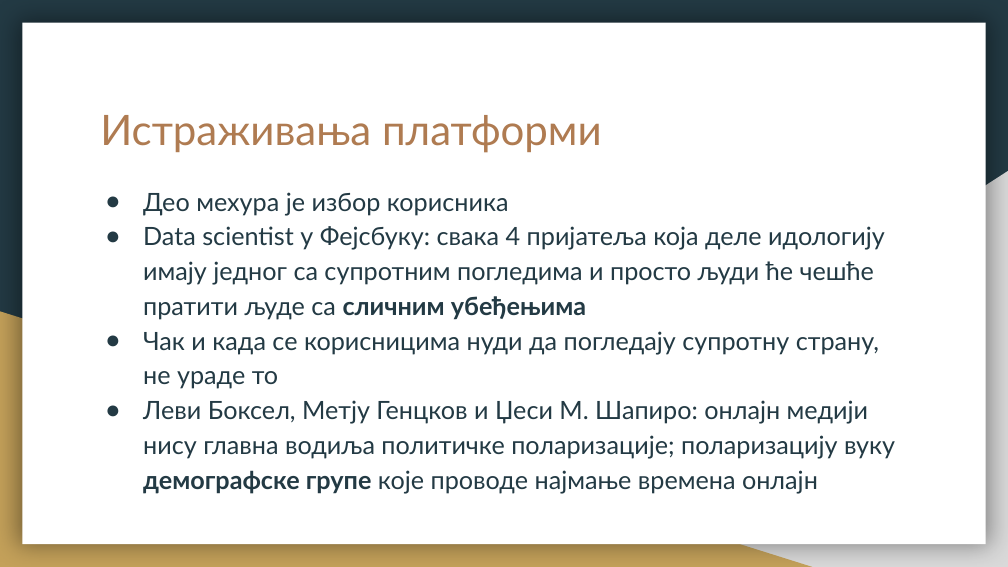
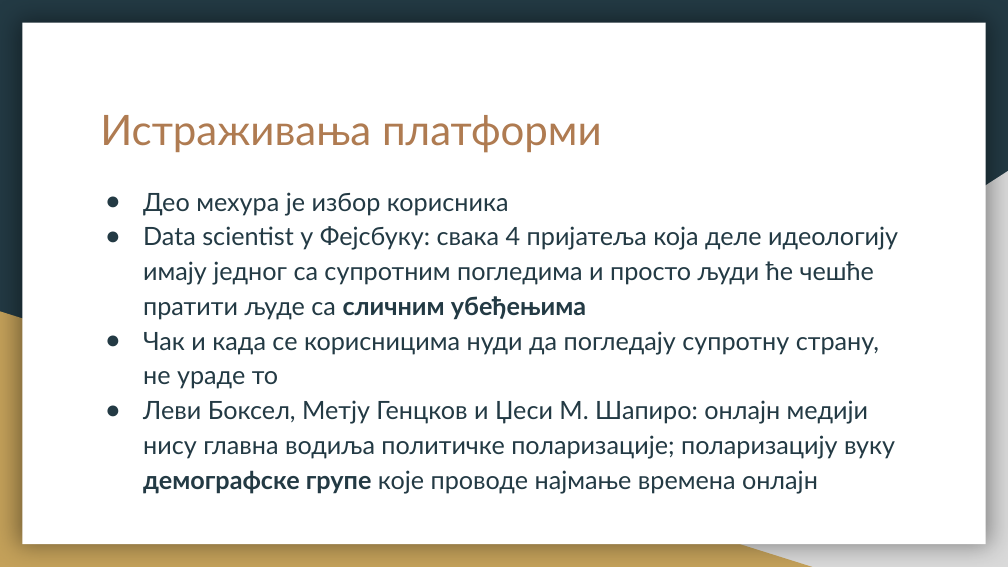
Before and after one commit to vukvuk21/RID, a slide deck: slide 17 of rid_2022_seminarski/mi18130_Bogdan_Markovic/predavanje_2/BogdanMarkovicPrezentacija.pptx. Drawn at 1008x567 pixels with LibreOffice and Linux fonts; fonts in the diff are those of the drawing. Boxes give left, top, right and bottom in pixels: in the first picture for what was removed or moved away, otherwise in the second. Text is boxed around its words. In the diff, an @@ line names an element or a change of style, - is before the commit and + after.

```diff
--- a/rid_2022_seminarski/mi18130_Bogdan_Markovic/predavanje_2/BogdanMarkovicPrezentacija.pptx
+++ b/rid_2022_seminarski/mi18130_Bogdan_Markovic/predavanje_2/BogdanMarkovicPrezentacija.pptx
@@ text at <box>143,226,898,319</box>: text changed @@
-● Data scientist у Фејсбуку: свака 4 пријатеља која деле идологију имају једног са супротним погледима и просто људи ће чешће пратити људе са сличним убеђењима
+● Data scientist у Фејсбуку: свака 4 пријатеља која деле идеологију имају једног са супротним погледима и просто људи ће чешће пратити људе са сличним убеђењима
```
Also in this commit, not shown: 10 other slides changed, 1 other file.
